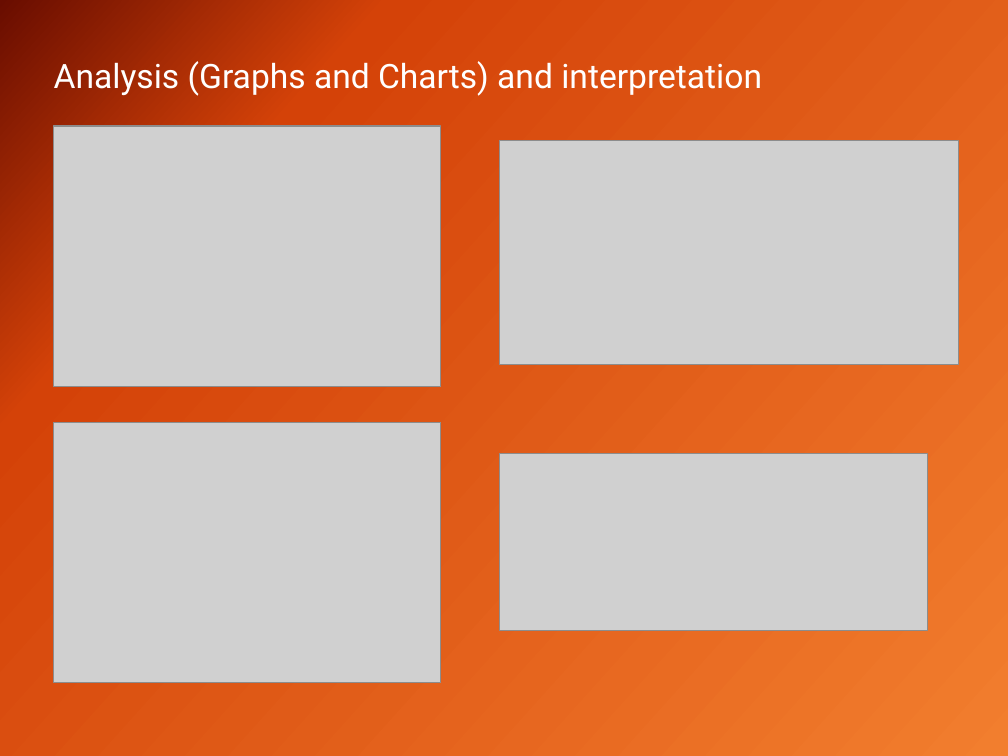
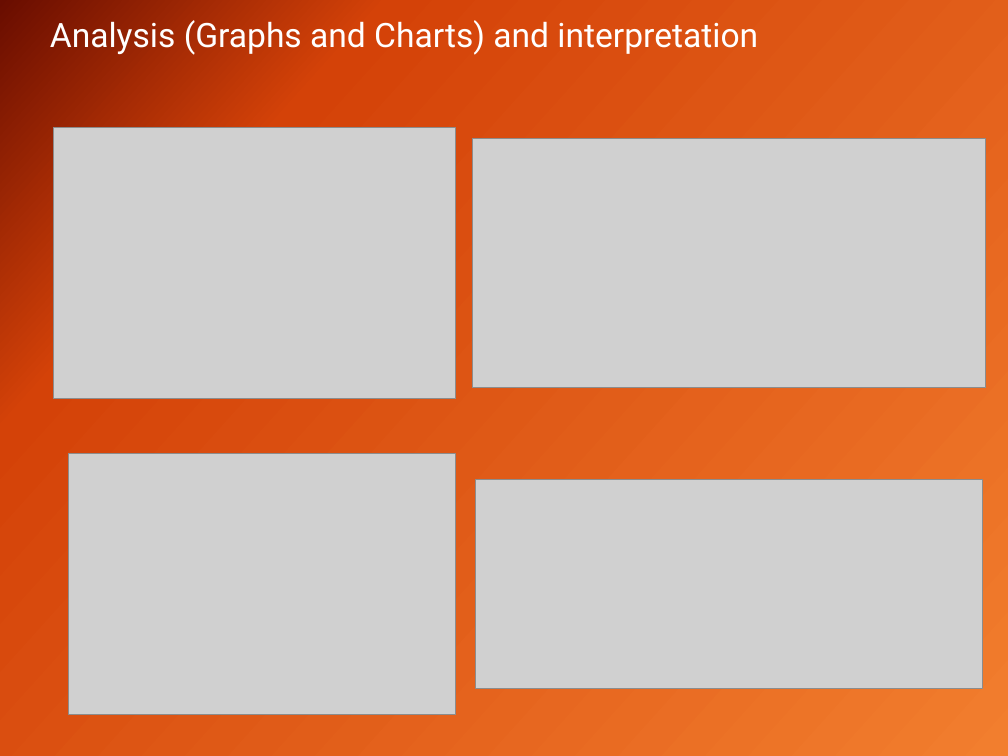
Before and after one commit to hem436/506761, a slide deck: slide 3 of MY CAPSTONE PROJECT-.pptx (slide 4 before the commit). Drawn at 1008x756 pixels with LibreOffice and Linux fonts; fonts in the diff are those of the drawing; grey boxes stand for pictures. Boxes give left, top, right and bottom in pixels: in the first picture for what was removed or moved away, otherwise in the second. Text is boxed around its words. In the diff, an @@ line names an element or a change of style, - is before the commit and + after.

```diff
--- a/MY CAPSTONE PROJECT-.pptx
+++ b/MY CAPSTONE PROJECT-.pptx
@@ title "Analysis (Graphs and Charts) and ...": place and size @@
-title "Analysis (Graphs and Charts) and ..." at box(54, 61, 762, 96)
+title "Analysis (Graphs and Charts) and ..." at box(50, 20, 758, 55)
@@ picture: place and size @@
-picture at box(53, 126, 440, 387)
+picture at box(53, 128, 456, 399)
@@ picture: place and size @@
-picture at box(499, 141, 959, 364)
+picture at box(473, 139, 986, 388)
@@ picture: place and size @@
-picture at box(53, 422, 440, 683)
+picture at box(69, 454, 456, 715)
@@ picture: place and size @@
-picture at box(499, 454, 927, 630)
+picture at box(476, 480, 983, 688)
```
Also in this commit, not shown: 3 other slides changed, 1 other file.
